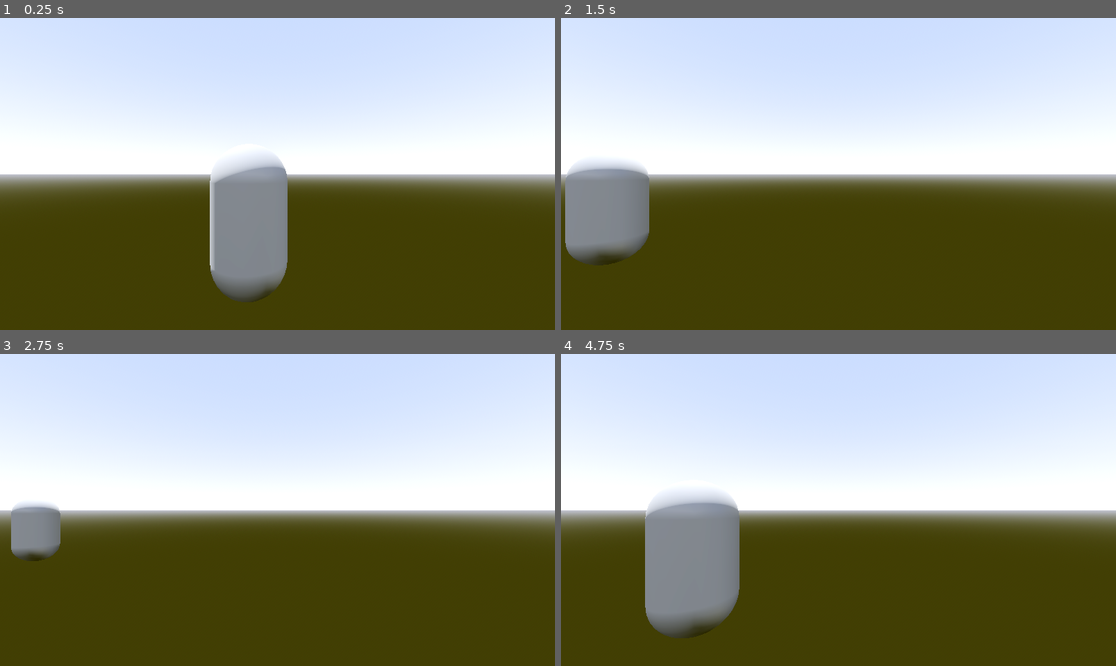
Above: before the commit, frames 1-4 (two rows, left to right).
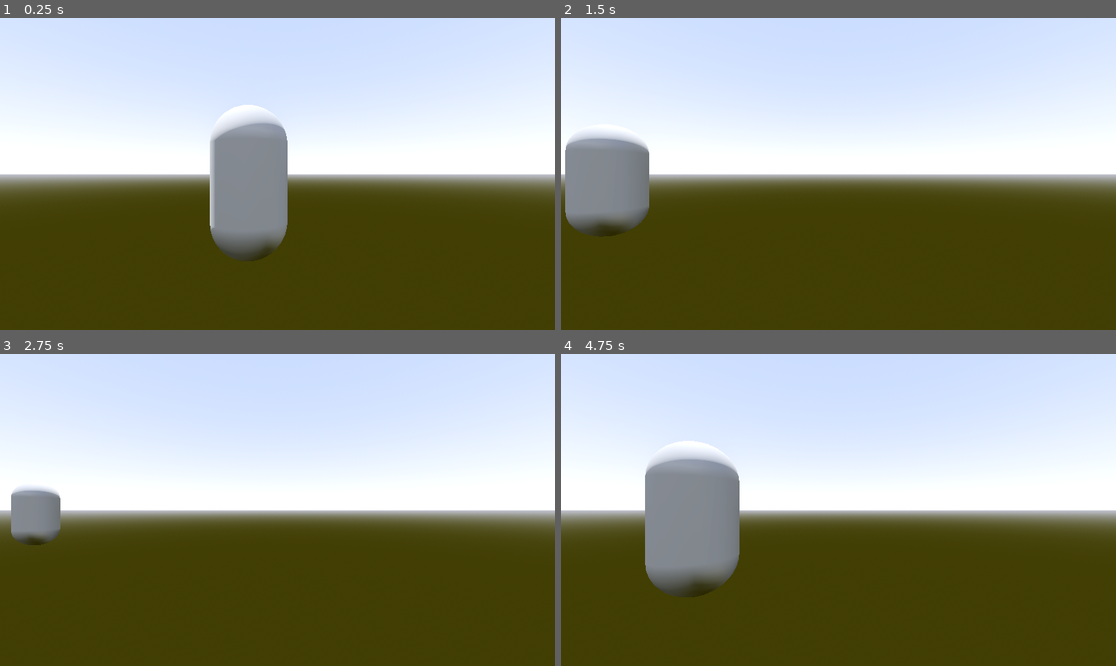
Above: after the commit, the same moments.

Repository: EdBarrancos/Minihit-Xjam23
Game: Godot game, scene res://Game/Scenes/game.tscn
The game is run twice, just before and just after one commit, with the same random seed, the same clock (stepped at 60 frames per second) and the same inputs.
Inputs:
- Up to frame 1 (0.25 s): no input
- Up to frame 2 (1.5 s): tap Enter (ui_accept) at 0.5, 0.77 s; hold Right (ui_right) 0.53-1.28 s; hold Down (ui_down) from 1.28 s (still down)
- Up to frame 3 (2.75 s): tap Enter (ui_accept) at 1.52 s; release Down (ui_down) at 2.03 s; hold Right (ui_right) from 2.03 s (still down)
- Up to frame 4 (4.75 s): release Right (ui_right) at 2.78 s; hold Up (ui_up) 2.78-3.53 s; tap Enter (ui_accept) at 3.02, 3.5, 3.77, 4.52 s; hold Left (ui_left) from 3.53 s (still down)

The runs differ from the first frame. In frame 1, 5.0% of the frame differs, in the area x 37-52%, y 27-92%; in frame 2, 3.7%; in frame 3, 1.2%; in frame 4, 5.9%, in the area x 15-33%, y 27-92%.

Commit message:
#2 - Raise player and capsule height

Diff:
--- a/project/Store/Scenes/store.tscn
+++ b/project/Store/Scenes/store.tscn
@@ -9,9 +9,9 @@
 script = ExtResource("1_d57fn")
 
 [node name="Player" parent="." instance=ExtResource("2_2t2d7")]
-transform = Transform3D(0.239228, 0, -0.970963, 0, 1, 0, 0.970963, 0, 0.239228, 0, 0, 0)
+transform = Transform3D(0.239228, 0, -0.970963, 0, 1, 0, 0.970963, 0, 0.239228, 0, 0.334175, 0)
 
 [node name="MeshInstance3D" type="MeshInstance3D" parent="."]
-transform = Transform3D(1, 0, 0, 0, 1, 0, 0, 0, 1, 2.52191, -0.607572, -0.999508)
+transform = Transform3D(1, 0, 0, 0, 1, 0, 0, 0, 1, 2.52191, 0.220871, -0.999508)
 mesh = SubResource("CapsuleMesh_hnwhr")
 skeleton = NodePath("../Player")
